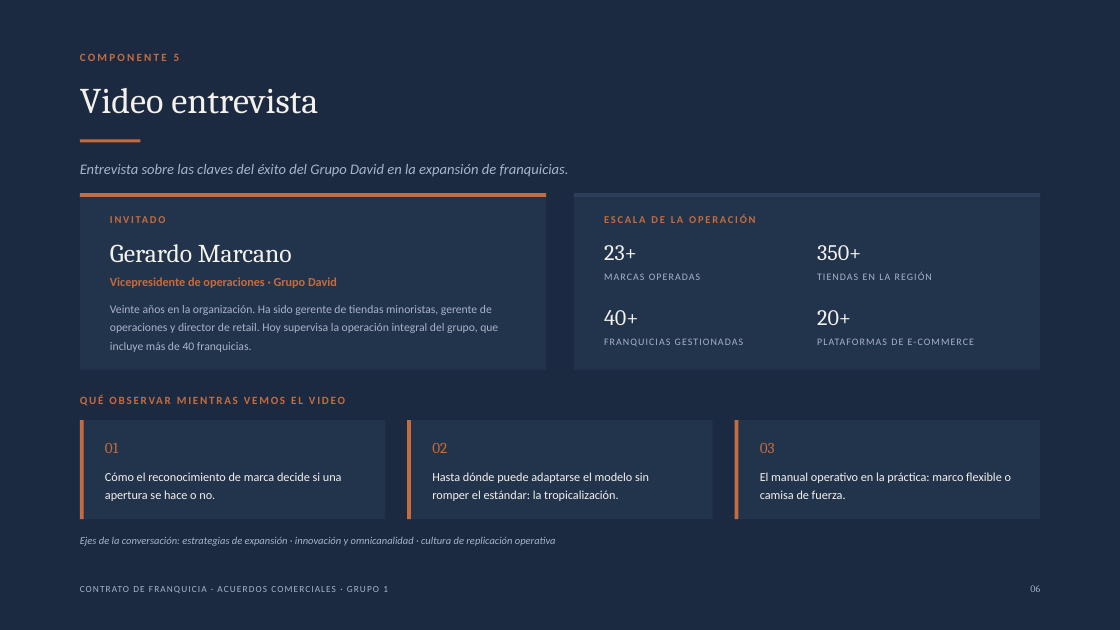
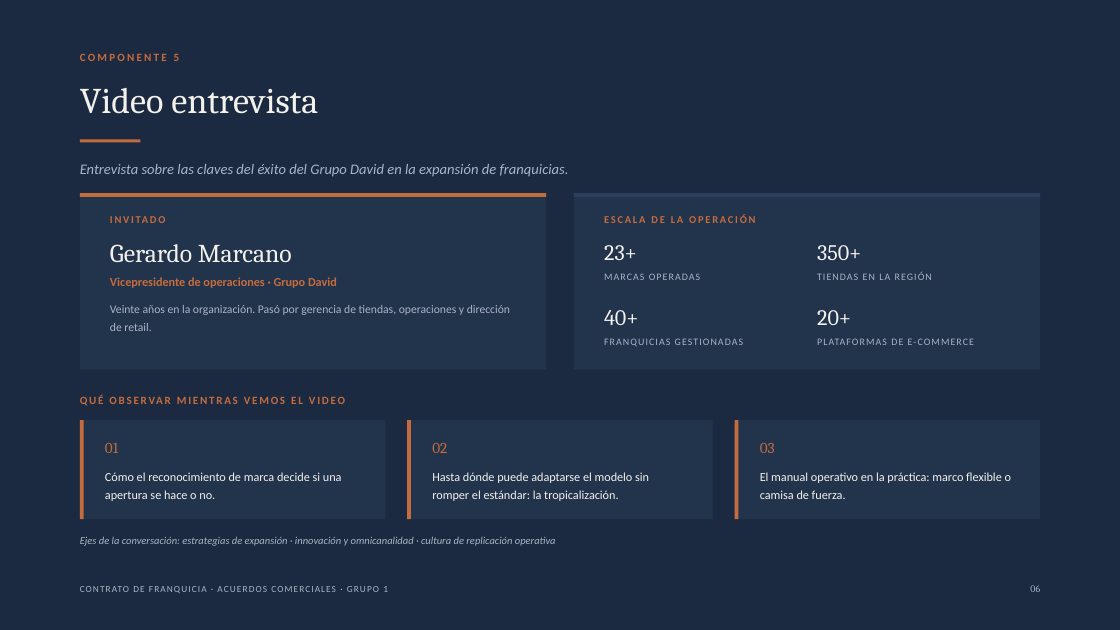
Before and after one commit to loqueiraop/hola, a slide deck: slide 6 of Contrato de Franquicia - Grupo 1.pptx. Drawn at 1120x630 pixels with LibreOffice and Linux fonts; fonts in the diff are those of the drawing. Boxes give left, top, right and bottom in pixels: in the first picture for what was removed or moved away, otherwise in the second. Text is boxed around its words. In the diff, an @@ line names an element or a change of style, - is before the commit and + after.

```diff
--- a/Contrato de Franquicia - Grupo 1.pptx
+++ b/Contrato de Franquicia - Grupo 1.pptx
@@ text at [110,305,510,331]: text changed @@
-Veinte años en la organización. Ha sido gerente de tiendas minoristas, gerente de operaciones y director de retail. Hoy supervisa la operación integral del grupo, que incluye más de 40 franquicias.
+Veinte años en la organización. Pasó por gerencia de tiendas, operaciones y dirección de retail.
```
Also in this commit, not shown: 4 other slides changed, 1 other file.
